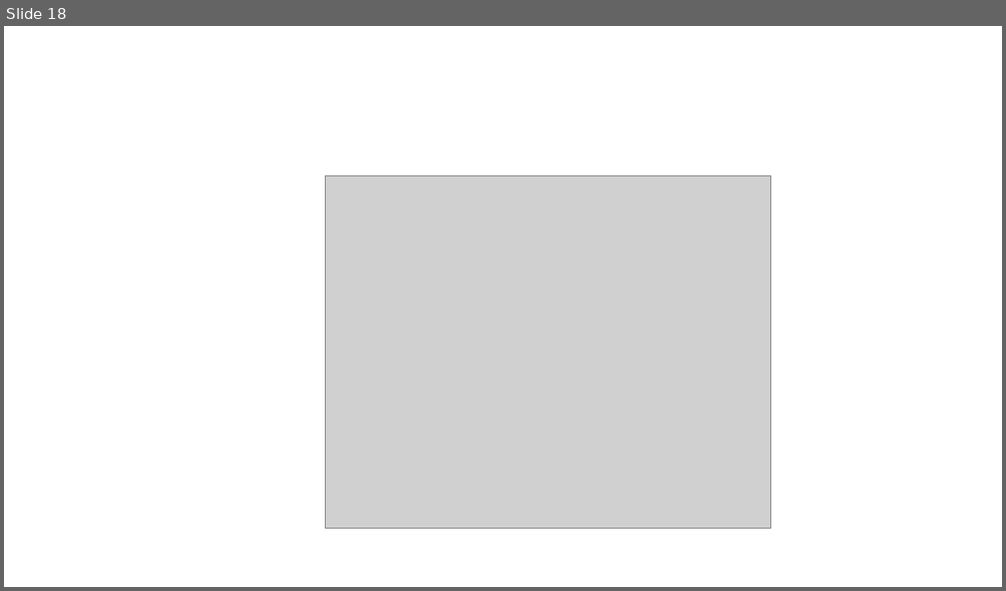
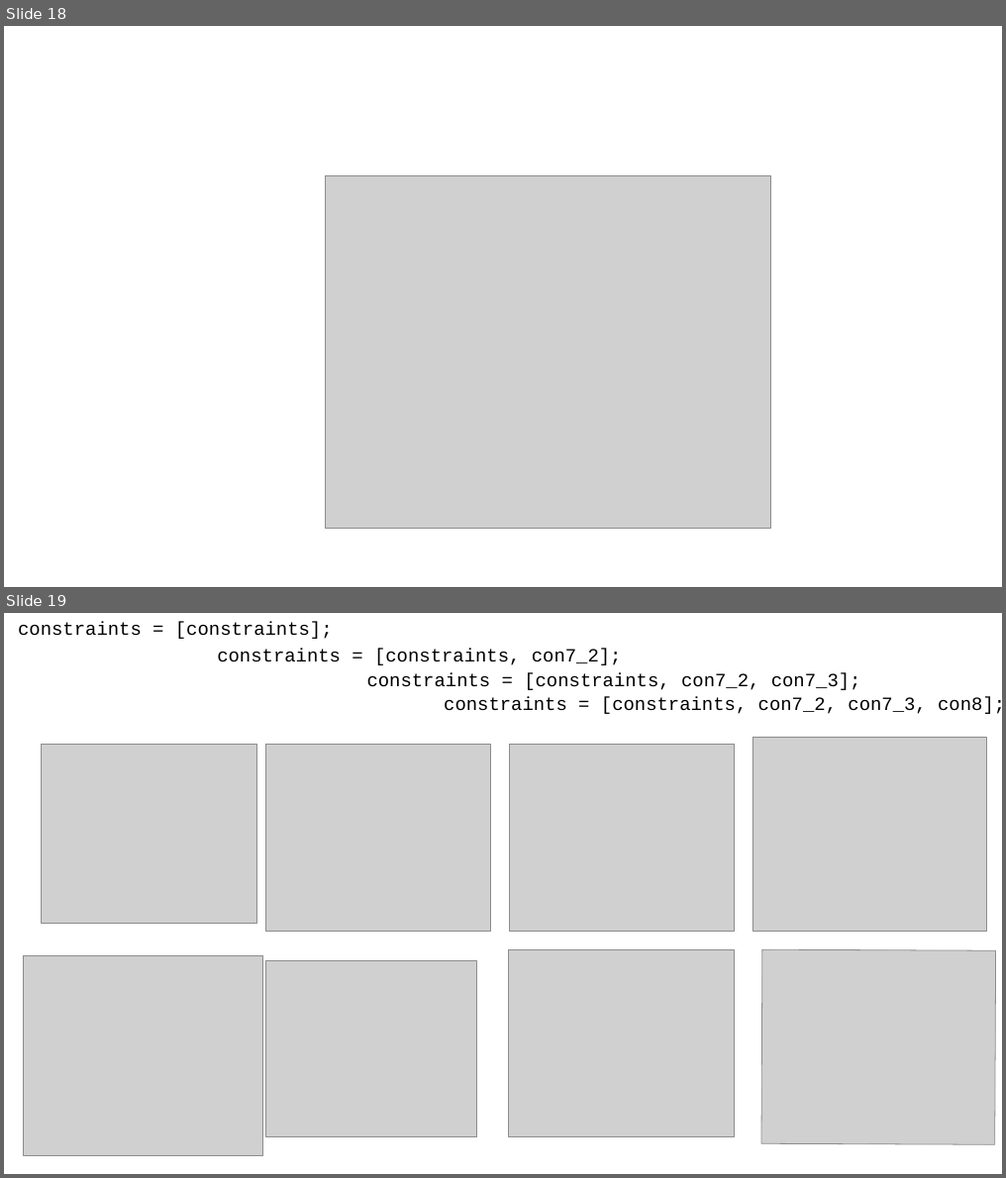
Before and after one commit to mjnajafi/Passivity-Control-DC-Microgrid, a slide deck: Results/Powepoint_Results.pptx. Shown one above the other, each under a label of ours: slide 18 before the commit, slides 18 and 19 after it. The pictures are 1006x591 and 1006x1178 pixels, drawn with LibreOffice and Linux fonts; fonts in the diff are those of the drawing; grey boxes stand for pictures. Boxes give left, top, right and bottom in pixels: in the first picture for what was removed or moved away, otherwise in the second. Text is boxed around its words. In the diff, an @@ line names an element or a change of style, - is before the commit and + after.

```diff
--- a/Results/Powepoint_Results.pptx
+++ b/Results/Powepoint_Results.pptx
@@ slide 19 added at (x1=4, y1=613, x2=1002, y2=1174), background #FFFFFF @@
@@ text added at (x1=18, y1=622, x2=333, y2=639), 18 pt, text #000000 @@
+constraints = [constraints];
@@ text added at (x1=217, y1=649, x2=622, y2=665), 18 pt, text #000000 @@
+constraints = [constraints, con7_2];
@@ text added at (x1=367, y1=673, x2=861, y2=690), 18 pt, text #000000 @@
+constraints = [constraints, con7_2, con7_3];
@@ text added at (x1=444, y1=696, x2=1002, y2=714), 18 pt, text #000000 @@
+constraints = [constraints, con7_2, con7_3, con8];
@@ picture added at (x1=42, y1=744, x2=256, y2=923) @@
@@ picture added at (x1=265, y1=744, x2=491, y2=931) @@
@@ picture added at (x1=509, y1=744, x2=735, y2=931) @@
@@ picture added at (x1=752, y1=737, x2=986, y2=931) @@
@@ picture added at (x1=23, y1=956, x2=263, y2=1156) @@
@@ picture added at (x1=266, y1=961, x2=477, y2=1137) @@
@@ picture added at (x1=509, y1=950, x2=734, y2=1137) @@
@@ picture added at (x1=762, y1=951, x2=996, y2=1145) @@
```
Also in this commit, not shown: 3 slides changed, 1 other slide added, 1 slide removed, 12 other files.
